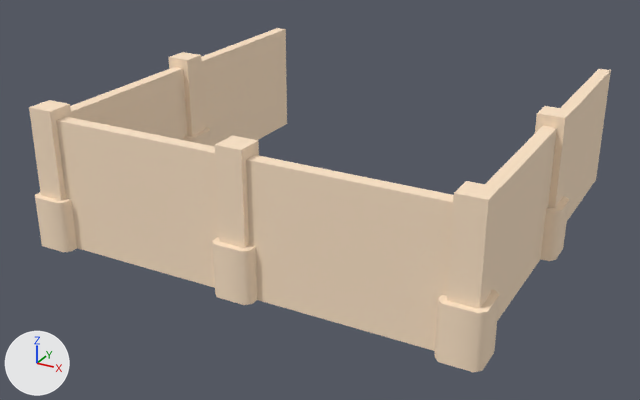
An edit to the glTF model assets/kenney/citysuburban/fence-2x2.glb, drawn before and after from the same camera.
Both versions are drawn from a camera (50 mm lens) standing at (0.756, -1.5, 0.753) and looking at (-0.026, -0.079, 0.042). Every picture has the same lights, and +X, +Y and +Z are marked at lower left. The older version comes first.

The scene before the commit, as lines of its bpy script (objects in view):
```python
me_fence_2x2 = bpy.data.meshes.new('fence-2x2')
me_fence_2x2.from_pydata(...)  # 152 vertices, 236 faces; spans x -0.438..0.438, y -0.438..0.4, z 0.0..0.27
me_fence_2x2.materials.append(mat_colormap)
ob_fence_2x2 = bpy.data.objects.new('fence-2x2', me_fence_2x2)
ob_fence_2x2.location = (0.0, 0.0, 0.0)
```
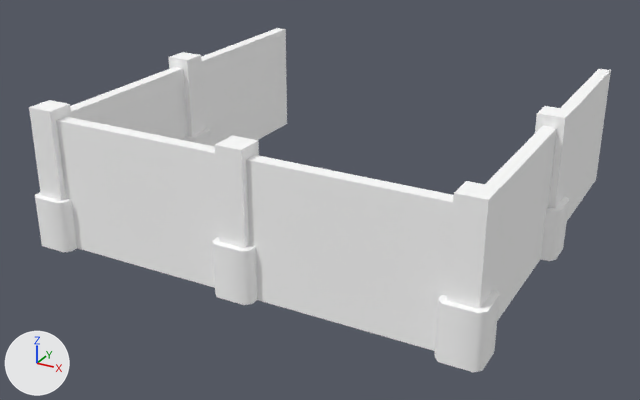
Changed parts and their boxes [x1, y1, x2, y2] in the pictures (640 x 400 px):
'fence-2x2', recoloured
    both: [29, 28, 611, 372]

Diff of the bpy script that builds the scene:
```diff
--- a/assets/kenney/citysuburban/fence-2x2.glb.py
+++ b/assets/kenney/citysuburban/fence-2x2.glb.py
@@ mat_colormap_033 @@
+mat_colormap_033 = principled_material('colormap.033')
+mat_colormap_033.base_color = (1.0, 1.0, 1.0)  # white #ffffff
+mat_colormap_033.roughness = 1.0
@@ me_fence_2x2 @@
 me_fence_2x2.from_pydata(...)  # 152 vertices, 236 faces; spans x -0.438..0.438, y -0.438..0.4, z 0.0..0.27
-me_fence_2x2.materials.append(mat_colormap)
+me_fence_2x2.materials.append(mat_colormap_033)  # white #ffffff
```
